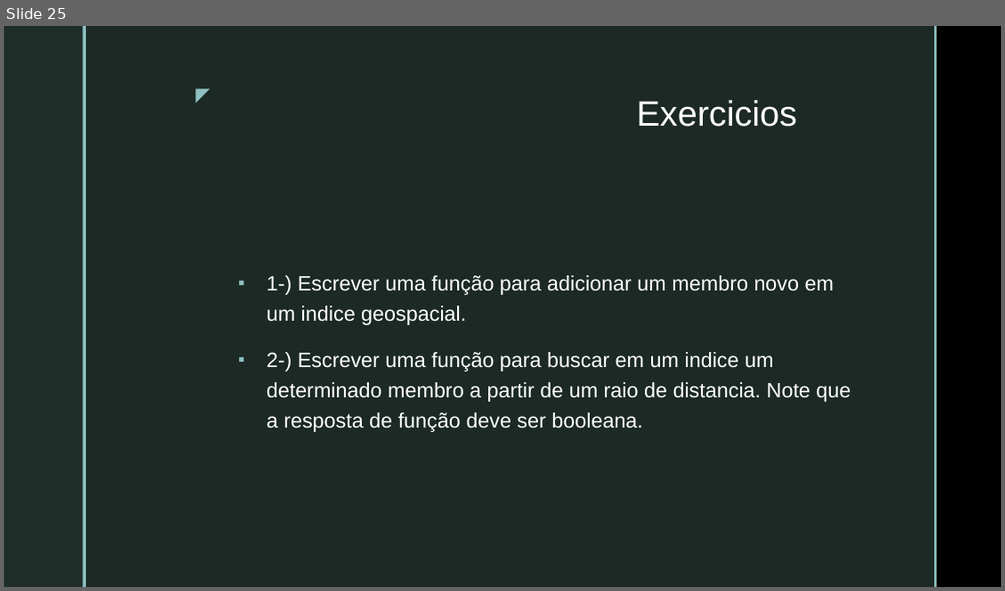
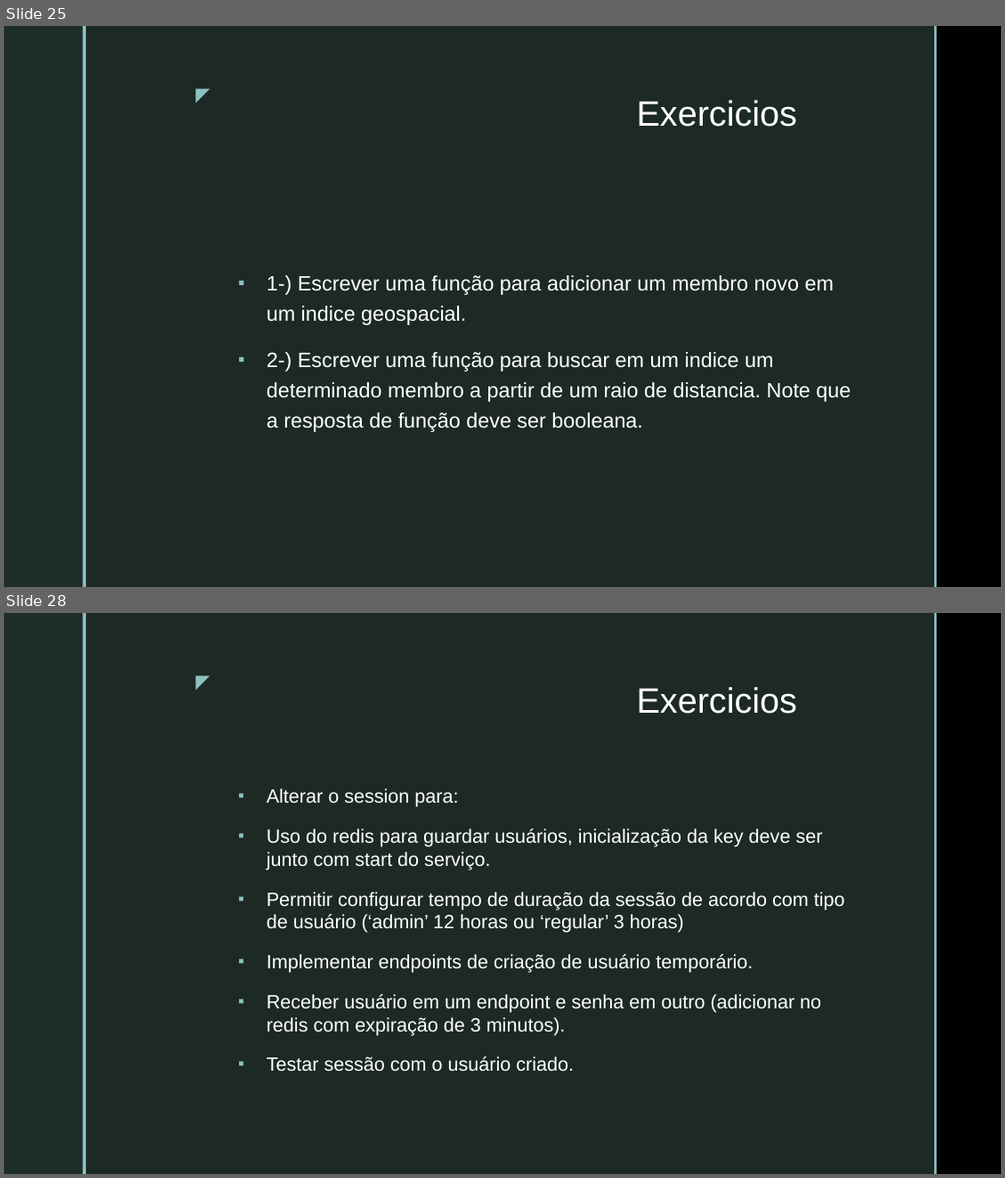
Before and after one commit to VictorInacio/curso-clojure-mybank, a slide deck: doc/NUBOOT-MOD4-DEVOPS-SERVICES.pptx. Shown one above the other, each under a label of ours: slide 25 before the commit, slides 25 and 28 after it; the slides between them are not shown. The pictures are 1005x591 and 1005x1178 pixels, drawn with LibreOffice and Linux fonts; fonts in the diff are those of the drawing; background and template pictures are left out. Boxes give left, top, right and bottom in pixels: in the first picture for what was removed or moved away, otherwise in the second. Text is boxed around its words. In the diff, an @@ line names an element or a change of style, - is before the commit and + after.

```diff
--- a/doc/NUBOOT-MOD4-DEVOPS-SERVICES.pptx
+++ b/doc/NUBOOT-MOD4-DEVOPS-SERVICES.pptx
@@ slide 28 added at (4, 613, 1001, 1174), background picture (left out); not listed: 5 template elements that a slide beside it also shows @@
@@ title added at (637, 687, 797, 714), 34 pt, text #FFFFFF @@
+Exercicios
@@ text added at (267, 788, 845, 1071), 18.5 pt, text #FFFFFF @@
+▪ Alterar o session para:
+▪ Uso do redis para guardar usuários, inicialização da key deve ser junto com start do serviço.
+▪ Permitir configurar tempo de duração da sessão de acordo com tipo de usuário (‘admin’ 12 horas ou ‘regular’ 3 horas)
+▪ Implementar endpoints de criação de usuário temporário.
+▪ Receber usuário em um endpoint e senha em outro (adicionar no redis com expiração de 3 minutos).
+▪ Testar sessão com o usuário criado.
```
Also in this commit, not shown: 1 slide changed, 5 other slides added, 2 other files.
